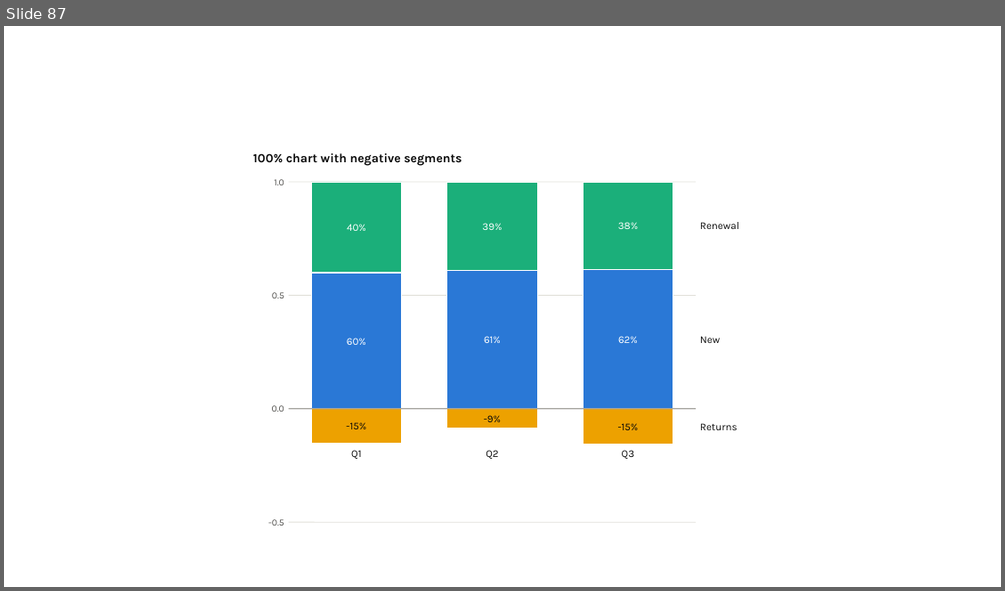
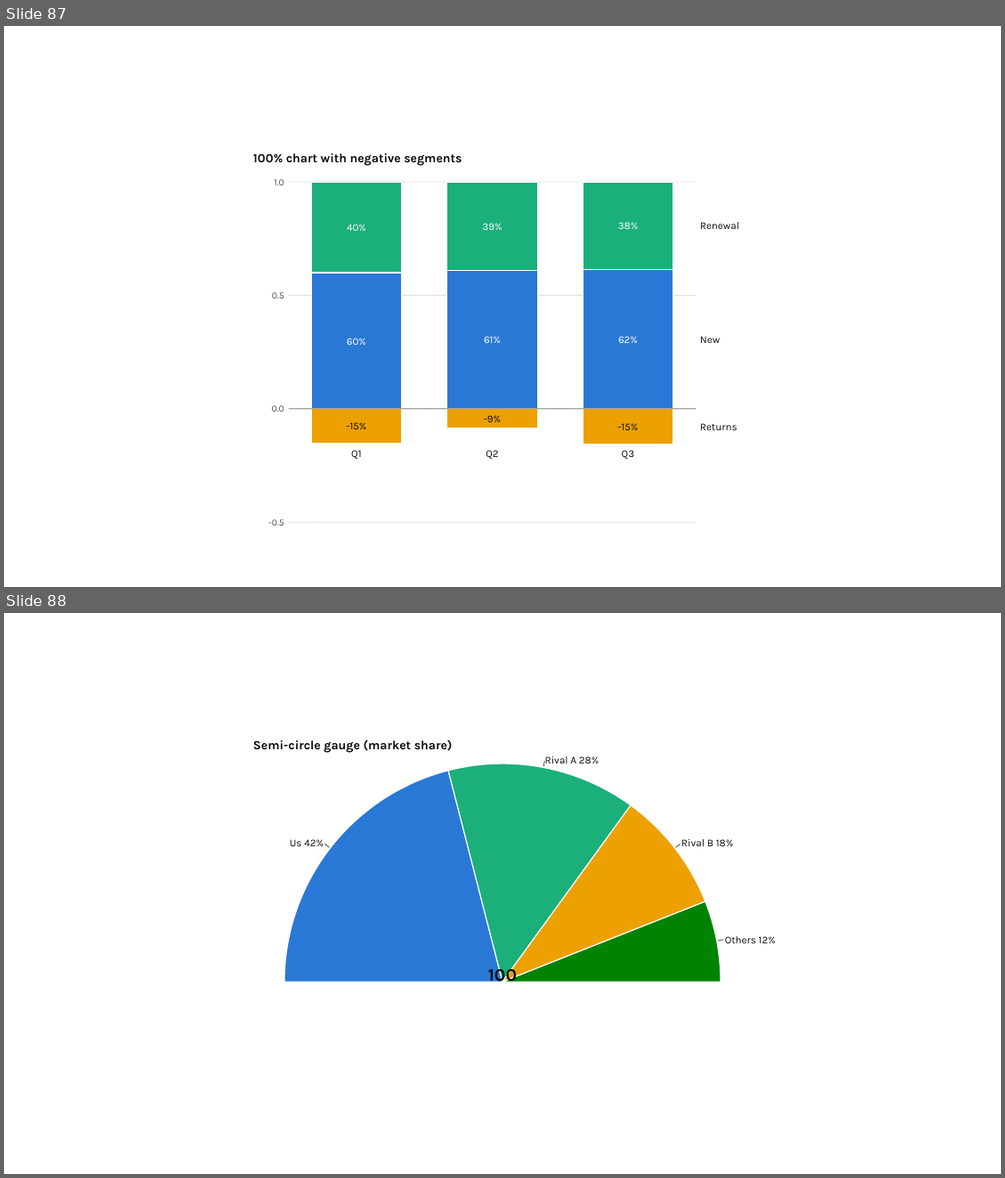
Before and after one commit to dannbleeker/PowerChart, a slide deck: examples/showcase.pptx. Shown one above the other, each under a label of ours: slide 87 before the commit, slides 87 and 88 after it. The pictures are 1005x591 and 1005x1178 pixels, drawn with LibreOffice and Linux fonts; fonts in the diff are those of the drawing. Boxes give left, top, right and bottom in pixels: in the first picture for what was removed or moved away, otherwise in the second. Text is boxed around its words. In the diff, an @@ line names an element or a change of style, - is before the commit and + after.

```diff
--- a/examples/showcase.pptx
+++ b/examples/showcase.pptx
@@ slide 88 added at <box>4,613,1001,1174</box>, background #FFFFFF @@
@@ text added at <box>253,739,453,753</box>, 12 pt, text #0B0B0B, bold @@
+Semi-circle gauge (market share)
@@ pie slice (boxed as its full ellipse) added at <box>284,763,720,1174</box>, fill #2A78D6, outline #FFFFFF 1 pt @@
@@ pie slice (boxed as its full ellipse) added at <box>284,763,720,1174</box>, fill #1BAF7A, outline #FFFFFF 1 pt @@
@@ pie slice (boxed as its full ellipse) added at <box>284,763,720,1174</box>, fill #EDA100, outline #FFFFFF 1 pt @@
@@ pie slice (boxed as its full ellipse) added at <box>284,763,720,1174</box>, fill #008300, outline #FFFFFF 1 pt @@
@@ line added from (544, 766) to (544, 761), #52514E 0.75 pt @@
@@ text added at <box>545,756,599,763</box>, 10 pt, text #0B0B0B @@
+Rival A 28%
@@ text added at <box>290,839,324,846</box>, 10 pt, text #0B0B0B @@
+Us 42%
@@ line added from (324, 844) to (329, 847), #52514E 0.75 pt @@
@@ line added from (676, 847) to (680, 844), #52514E 0.75 pt @@
@@ text added at <box>681,839,733,846</box>, 10 pt, text #0B0B0B @@
+Rival B 18%
@@ line added from (718, 941) to (723, 940), #52514E 0.75 pt @@
@@ text added at <box>725,936,776,943</box>, 10 pt, text #0B0B0B @@
+Others 12%
@@ text added at <box>488,965,517,986</box>, 17 pt, text #0B0B0B, bold @@
+100
```
Also in this commit, not shown: 2 other slides added, 15 other files.
